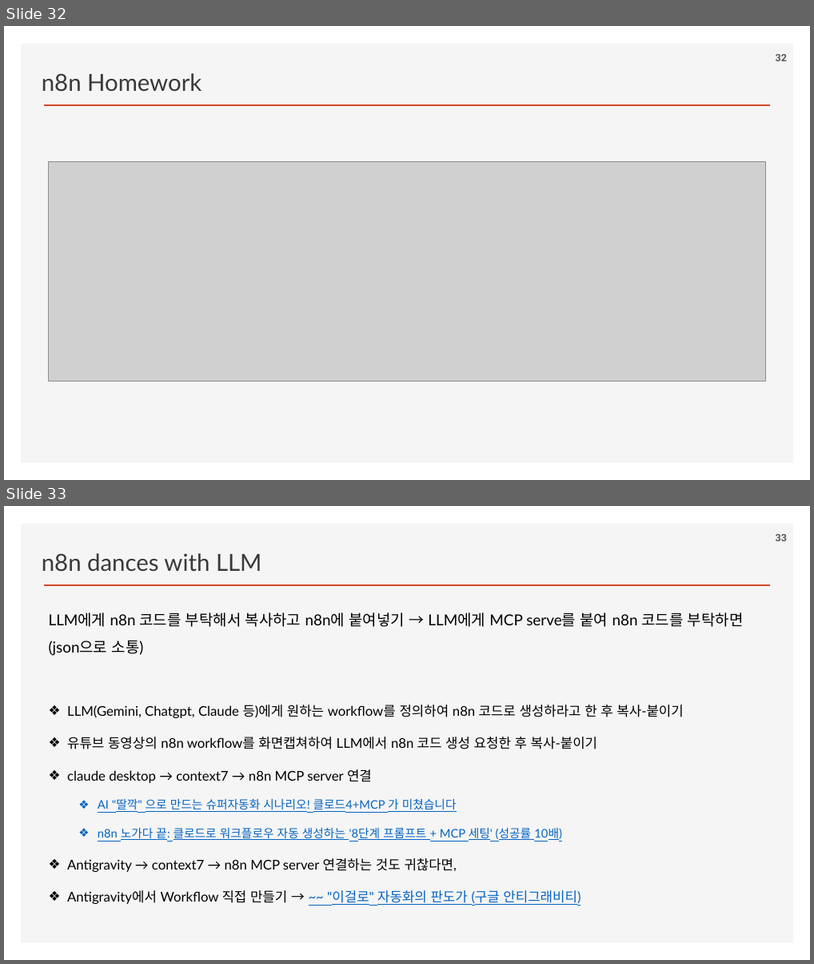
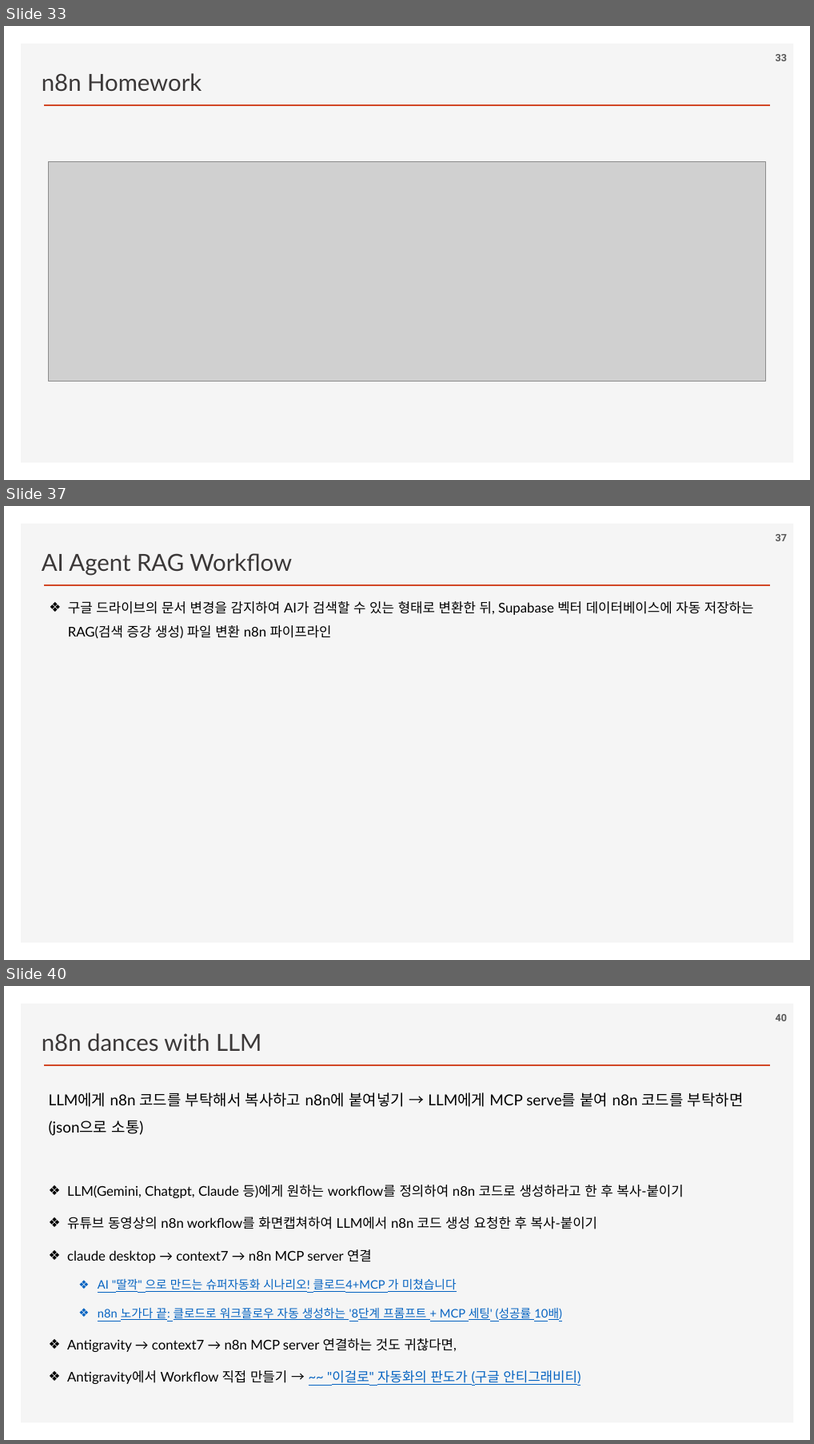
Before and after one commit to ancestor9/2026_Fall_Learning-Langchain-AI-Agent, a slide deck: PPTs/04_AI Workflow_n8n.pptx. Shown one above the other, each under a label of ours: slides 32 and 33 before the commit, slides 33, 37 and 40 after it; the slides between them are not shown. The pictures are 814x964 and 814x1444 pixels, drawn with LibreOffice and Linux fonts; fonts in the diff are those of the drawing; grey boxes stand for pictures; background and template pictures are left out. Boxes give left, top, right and bottom in pixels: in the first picture for what was removed or moved away, otherwise in the second. Text is boxed around its words. In the diff, an @@ line names an element or a change of style, - is before the commit and + after.

```diff
--- a/PPTs/04_AI Workflow_n8n.pptx
+++ b/PPTs/04_AI Workflow_n8n.pptx
@@ slide 37 added at <box>4,506,810,960</box>, background #FFFFFF; not listed: 2 template elements that a slide beside it also shows @@
@@ text added at <box>42,553,292,575</box>, 28 pt, text #3B3838 @@
+AI Agent RAG Workflow
@@ page number added at <box>776,534,787,541</box>, 12 pt, text #595959, bold @@
+37
@@ text added at <box>68,601,754,639</box>, 16 pt, text #000000 @@
+❖ 구글 드라이브의 문서 변경을 감지하여 AI가 검색할 수 있는 형태로 변환한 뒤, Supabase 벡터 데이터베이스에 자동 저장하는 RAG(검색 증강 생성) 파일 변환 n8n 파이프라인
@@ what was slide 32 is now slide 33 @@
@@ what was slide 33 is now slide 40 @@
@@ page number at <box>776,1014,787,1021</box>: text changed @@
-33
+40
```
Also in this commit, not shown: 6 other slides added.
